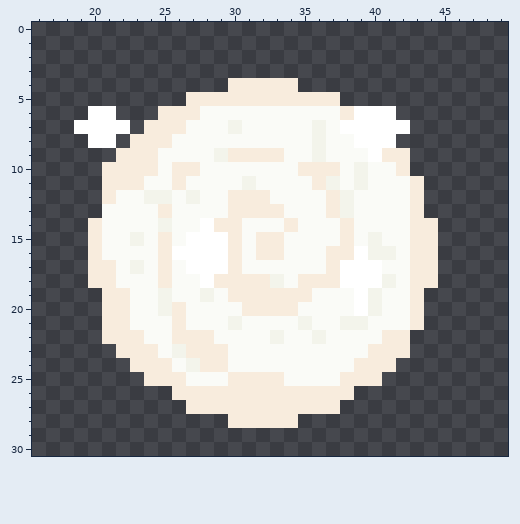
File history of a pixel-art sprite, sprites/spr_3headeddog_doublejump/layers/e3f1798c-9b70-4e4a-86e1-35e03a31a7a8/49b86cab-57bf-434f-bcb0-fdd58b50f57c.png. The first picture shows the starting point.
The file is 64x32 pixels. Shown: x 16..49, y 0..30.
New version:
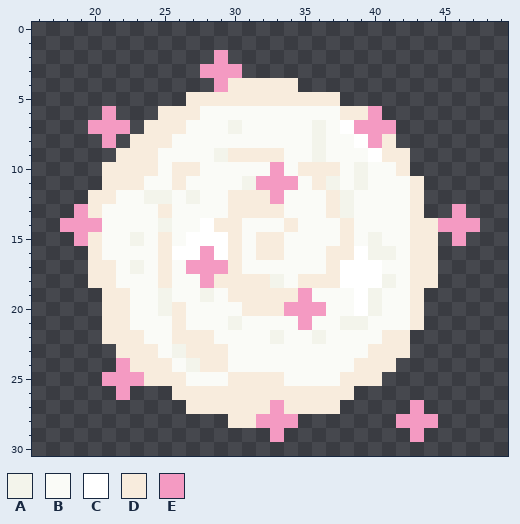
Palette (. is transparent): A #f3f4eb  B #fafbf7  C #ffffff  D #f8ecdd  E #f49ac2
What changed:
@@ x 16..49 @@
  1 ..................................
- 2 ..................................
- 3 ..................................
- 4 ..............DDDDD...............
+ 2 .............E....................
+ 3 ............EEE...................
+ 4 .............EDDDDD...............
  5 ...........DDDDDDDDDDD............
- 6 ....CC...DDDBBBBBBBBBBDCCC........
- 7 ...CCCC.DDDBBBABBBBBABCCCCC.......
- 8 ....CC.DDDBBBBBBBBBBABBCCC........
+ 6 .....E...DDDBBBBBBBBBBDDE.........
+ 7 ....EEE.DDDBBBABBBBBABCEEE........
+ 8 .....E.DDDBBBBBBBBBBABBCED........
  9 ......DDDBBBBADDDDBBABBBCDD.......
-10 .....DDDDBDDBBBBBBBDDDBABBD.......
-11 .....DDDBBDBBBBABBBBDABABBBD......
-12 .....DBBAABABBDDDBBBBDABBBBD......
-13 .....BBBBDBBBBDDDDBBBDABBBBD......
-14 ....DBBBBABBCDDBBBDBBBDBBBBDD.....
-15 ....DBBABDBCCCDBDDBBBBDBABBDD.....
-16 ....DBBBBDCCCCDBDDBBBDDCAABDD.....
-17 ....DDBABDBCCCDBBBBBBDCCCBBDD.....
-18 ....DDBBBDBBCDDDDABDDDCCCABDD.....
-19 .....DDBBABBABDDDDDDBBBCABBD......
-20 .....DDBBADBBBBDDDDBBBBCABBD......
-21 .....DDBBBDBBBABBBBABBAABBBD......
+10 .....DDDDBDDBBBBBEBDDDBABBD.......
+11 .....DDDBBDBBBBAEEEBDABABBBD......
+12 ....DDBBAABABBDDDEBBBDABBBBD......
+13 ...EDBBBBDBBBBDDDDBBBDABBBBD..E...
+14 ..EEEBBBBABBCDDBBBDBBBDBBBBDDEEE..
+15 ...EDBBABDBCCCDBDDBBBBDBABBDD.E...
+16 ....DBBBBDCCECDBDDBBBDDCAABDD.....
+17 ....DDBABDBEEEDBBBBBBDCCCBBDD.....
+18 ....DDBBBDBBEDDDDABDDDCCCABDD.....
+19 .....DDBBABBABDDDDDEBBBCABBD......
+20 .....DDBBADBBBBDDDEEEBBCABBD......
+21 .....DDBBBDBBBABBBBEBBAABBBD......
 22 .....DDDBBDDDBBBBABBABBBBDD.......
 23 ......DDDBADDDBBBBBBBBBBDDD.......
-24 .......DDDBADDBBBBBBBBBDDD........
-25 ........DDDBBBDDDDBBBBDDD.........
-26 ..........DDDDDDDDDDDDD...........
-27 ...........DDDDDDDDDDD............
-28 ..............DDDDD...............
-29 ..................................
+24 ......EDDDBADDBBBBBBBBBDDD........
+25 .....EEEDDDBBBDDDDBBBBDDD.........
+26 ......E...DDDDDDDDDDDDD...........
+27 ...........DDDDDDEDDDD.....E......
+28 ..............DDEEE.......EEE.....
+29 .................E.........E......
 30 ..................................
